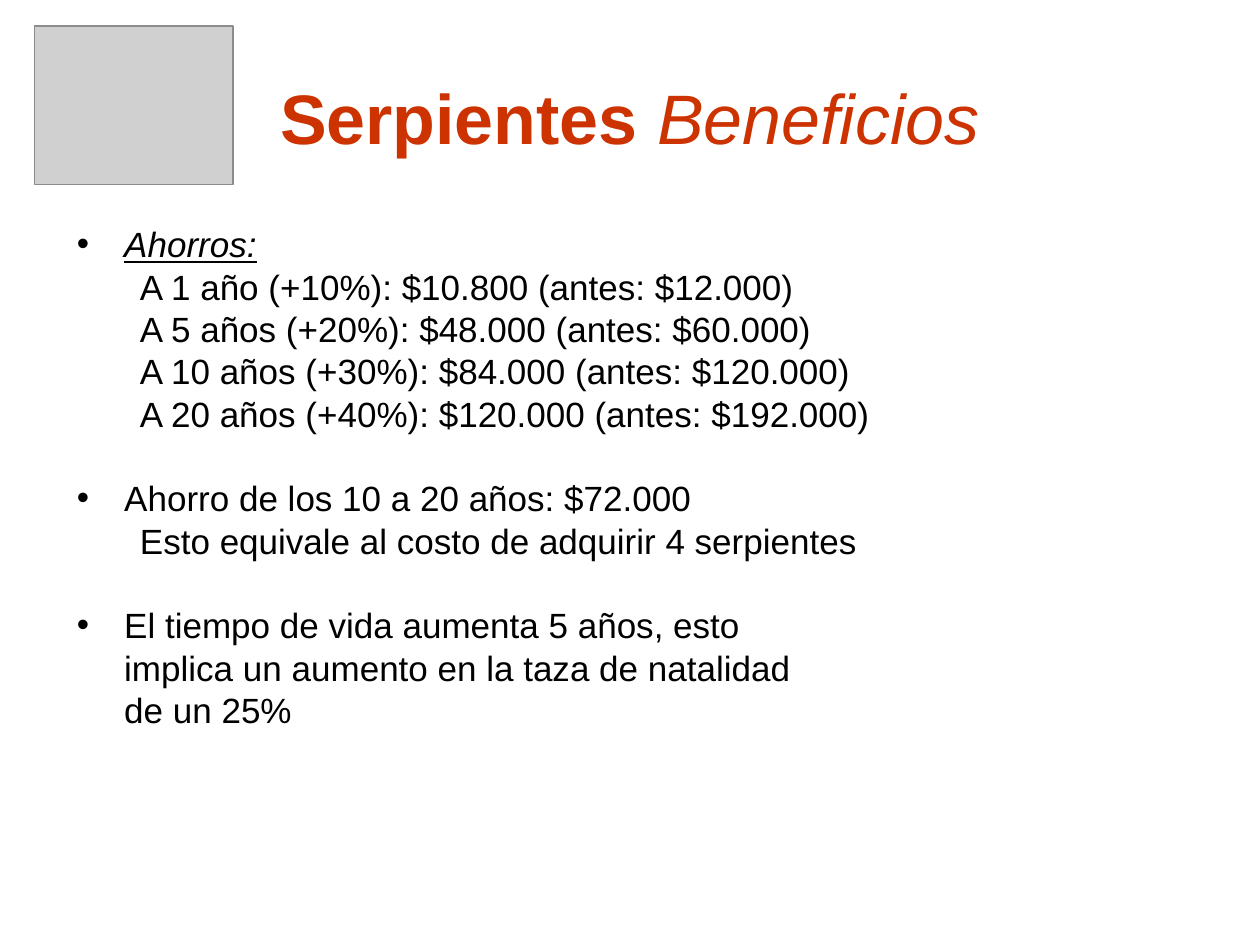
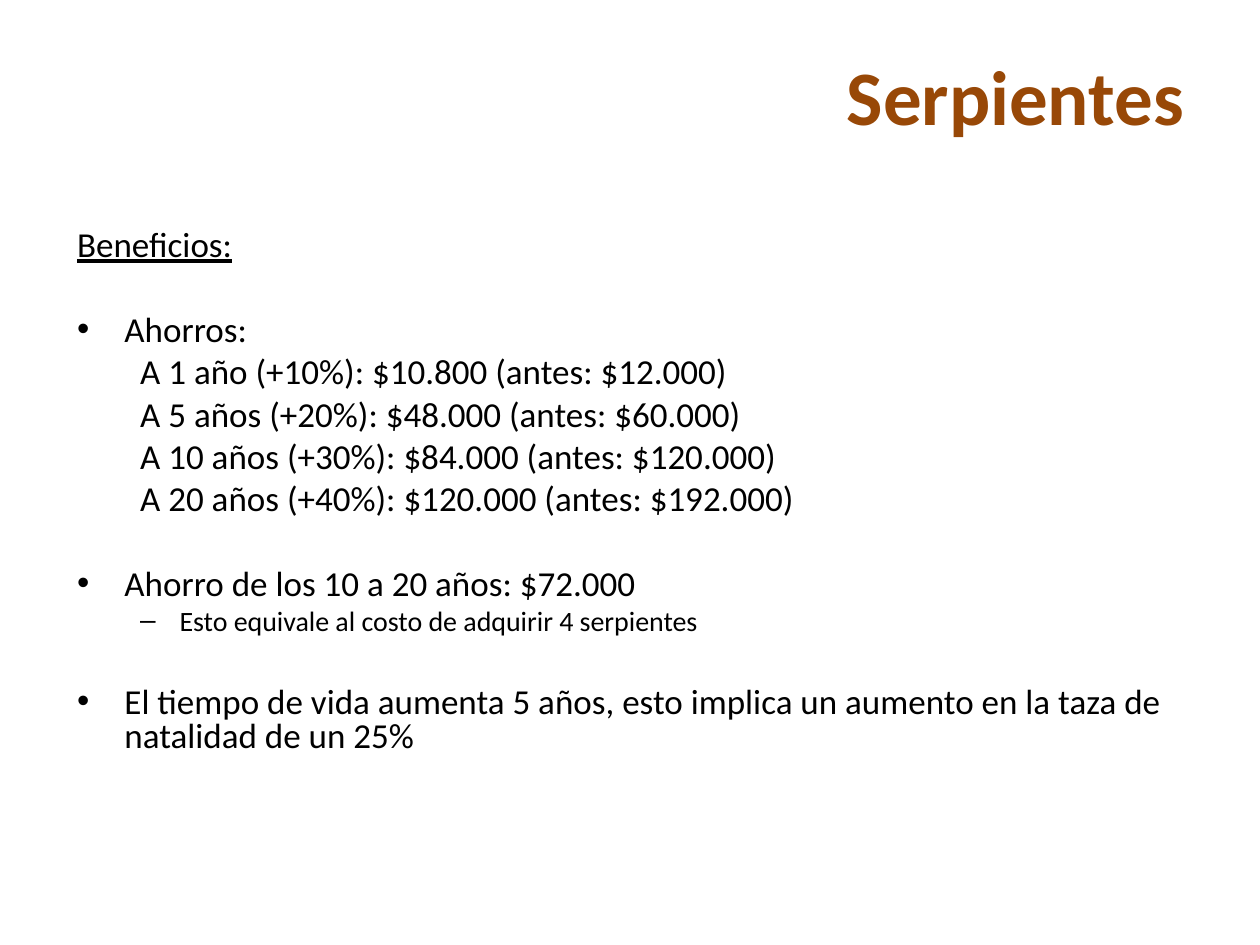
Before and after one commit to skiel85/taller-desarrollo-proyectos-i, a slide deck: slide 17 of Presentaciones/Demo Gerencial.ppt (slide 10 before the commit). Drawn at 1260x945 pixels with LibreOffice and Linux fonts; fonts in the diff are those of the drawing; grey boxes stand for pictures; background and template pictures are left out. Boxes give left, top, right and bottom in pixels: in the first picture for what was removed or moved away, otherwise in the second. Text is boxed around its words. In the diff, an @@ line names an element or a change of style, - is before the commit and + after.

```diff
--- a/Presentaciones/Demo Gerencial.ppt
+++ b/Presentaciones/Demo Gerencial.ppt
@@ picture removed at <box>34,26,233,185</box> @@
@@ title at <box>847,71,1184,137</box>: text changed; size 40 to 44 pt; font Arial to Calibri; text colour #CC3300 to #984807 @@
-Serpientes Beneficios
+Serpientes
@@ text at <box>77,233,232,263</box>: paragraph added @@
+Beneficios:
@@ text at <box>124,317,794,636</box>: font Arial to Calibri in "Ahorros:", "A 1 año (+10%): $10.800 (antes: $12.000)", "A 5 años (+20%): $48.000 (antes: $60.000)", "A 10 años (+30%): $84.000 (antes: $120.000)" and 3 more places; italic off, underline off in "Ahorros:"; size 20 to 16 pt in "Esto equivale al costo de adquirir 4 ..."; bullet none to –; less space between paragraphs @@
@@ text at <box>124,689,1160,749</box>: text changed; font Arial to Calibri @@
-• El tiempo de vida aumenta 5 años, esto
-implica un aumento en la taza de natalidad
-de un 25%
+• El tiempo de vida aumenta 5 años, esto implica un aumento en la taza de natalidad de un 25%
```
Also in this commit, not shown: 13 other slides changed, 10 slides added, 4 slides removed.
